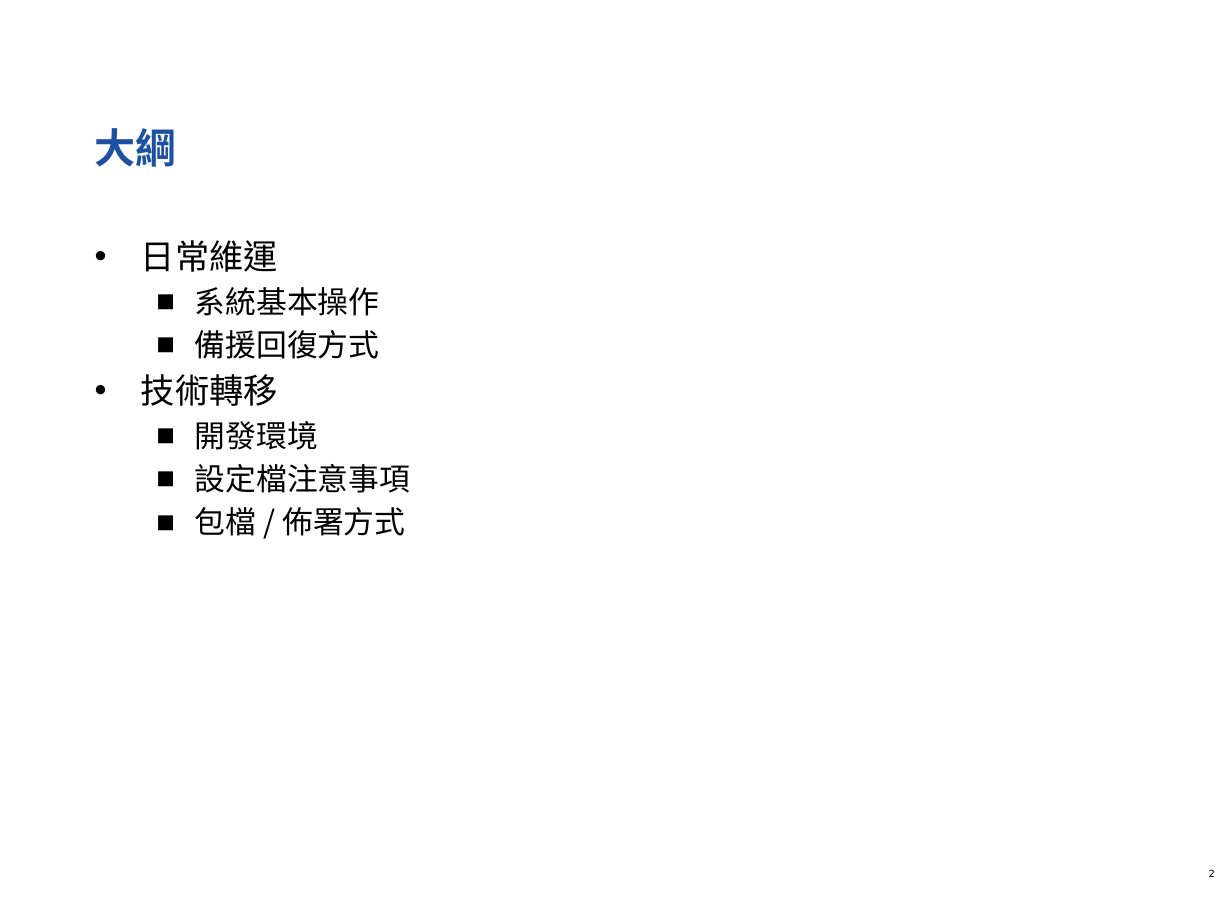
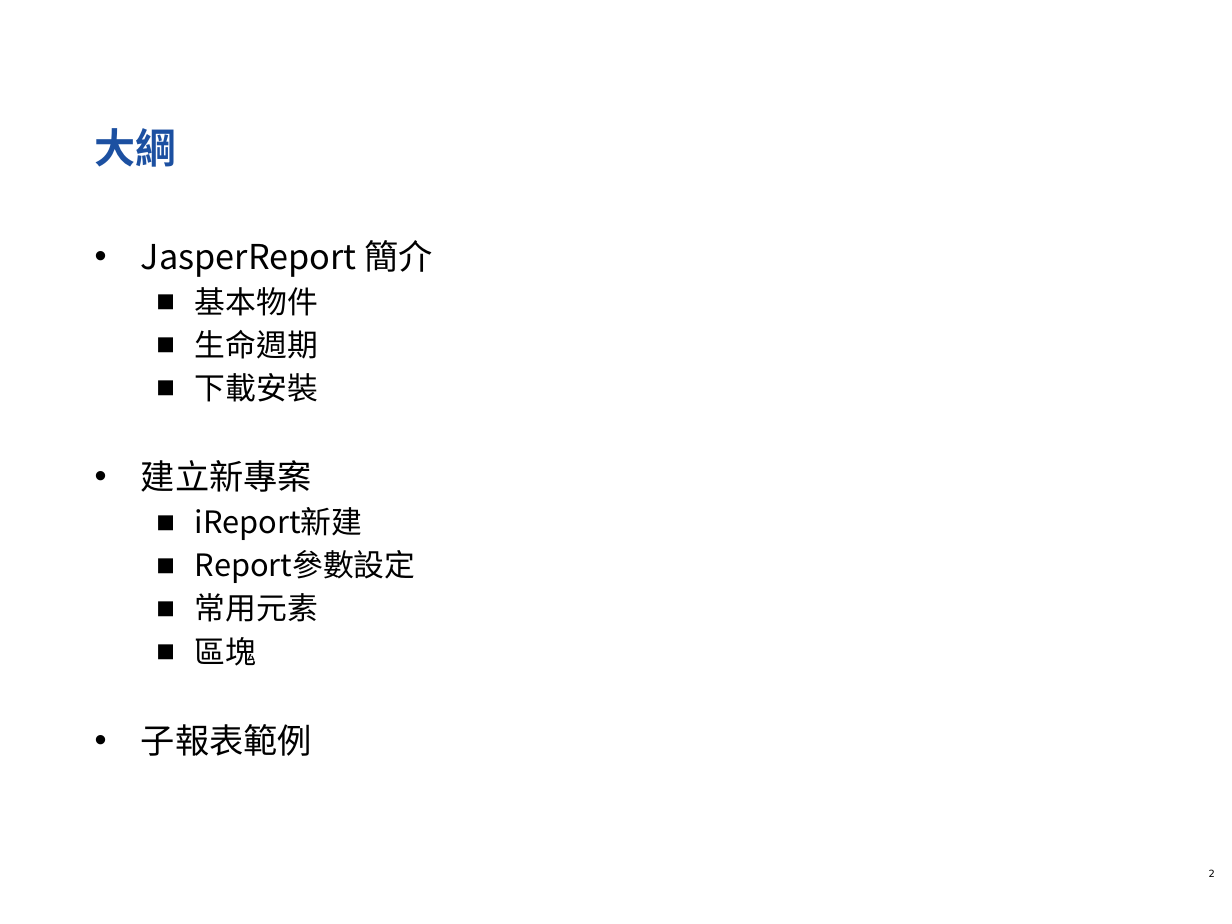
Before and after one commit to softleader/softleader-training-course, a slide deck: slide 2 of 2016Q2/iReport.pptx. Drawn at 1232x924 pixels with LibreOffice and Linux fonts; fonts in the diff are those of the drawing; background and template pictures are left out. Boxes give left, top, right and bottom in pixels: in the first picture for what was removed or moved away, otherwise in the second. Text is boxed around its words. In the diff, an @@ line names an element or a change of style, - is before the commit and + after.

```diff
--- a/2016Q2/iReport.pptx
+++ b/2016Q2/iReport.pptx
@@ text at [141,240,433,756]: text changed @@
-• 日常維運
-  ■ 系統基本操作
-  ■ 備援回復方式
-• 技術轉移
-  ■ 開發環境
-  ■ 設定檔注意事項
-  ■ 包檔 / 佈署方式
+• JasperReport 簡介
+  ■ 基本物件
+  ■ 生命週期
+  ■ 下載安裝
+• 建立新專案
+  ■ iReport新建
+  ■ Report參數設定
+  ■ 常用元素
+  ■ 區塊
+• 子報表範例
```
Also in this commit, not shown: 3 other slides changed.
